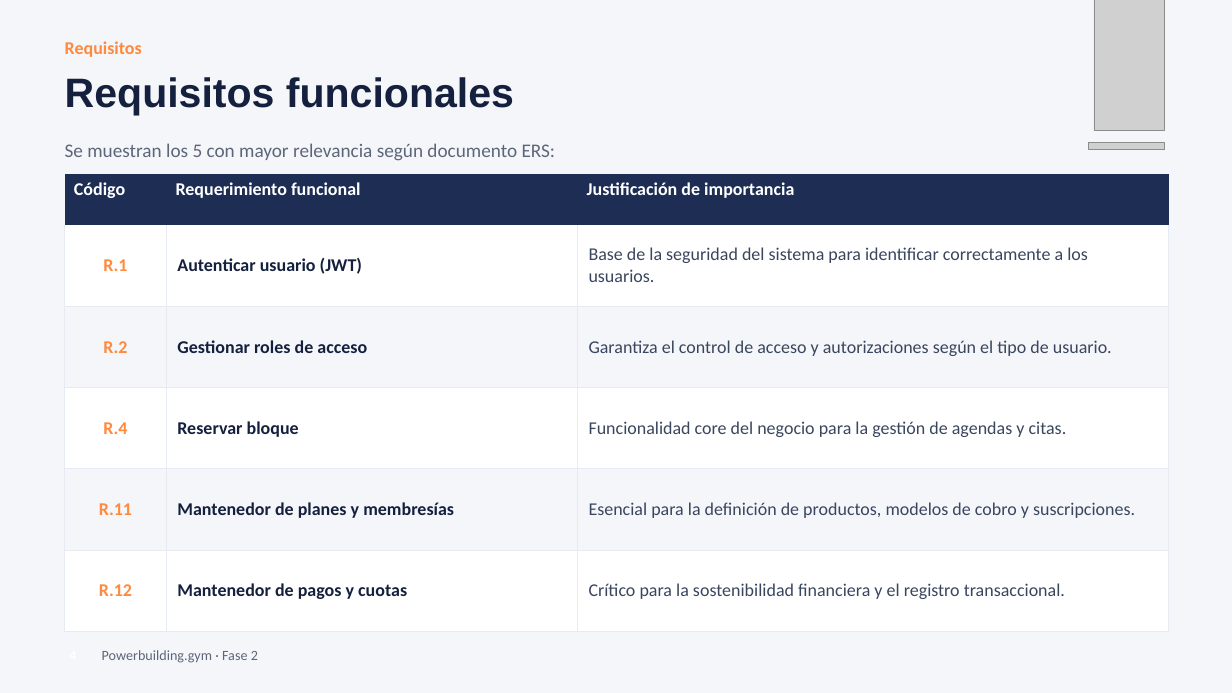
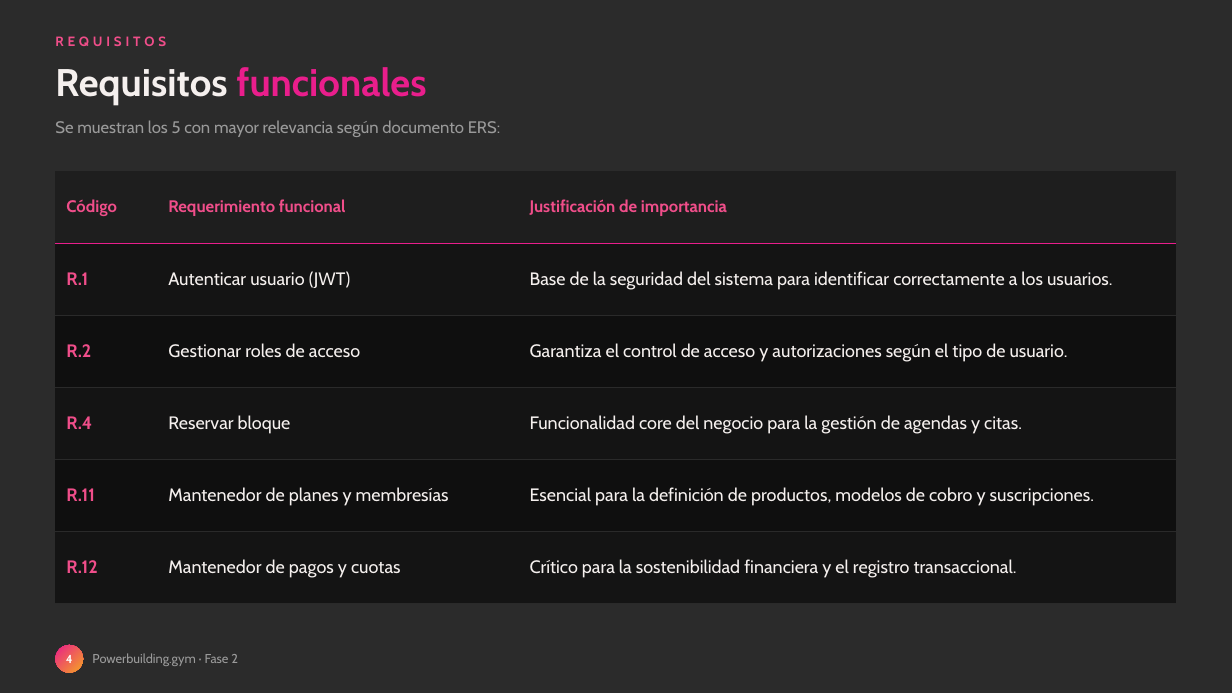
Before and after one commit to zalak3t/Powerbuilding.gym, a slide deck: slide 4 of FASE-2/Documentacion Asignatura PTY4614/Presentación Proyecto.pptx. Drawn at 1232x693 pixels with LibreOffice and Linux fonts; fonts in the diff are those of the drawing; grey boxes stand for pictures; background and template pictures are left out; a plain dark background stands for a picture behind light text. Boxes give left, top, right and bottom in pixels: in the first picture for what was removed or moved away, otherwise in the second. Text is boxed around its words. In the diff, an @@ line names an element or a change of style, - is before the commit and + after.

```diff
--- a/FASE-2/Documentacion Asignatura PTY4614/Presentación Proyecto.pptx
+++ b/FASE-2/Documentacion Asignatura PTY4614/Presentación Proyecto.pptx
@@ background #F4F6FA to picture (left out) @@
@@ picture removed at [1094, 0, 1165, 131] @@
@@ text "Requisitos funcionales": place and size @@
-text "Requisitos funcionales" at [65, 77, 514, 115]
+text "Requisitos funcionales" at [55, 67, 426, 106]
@@ text "Requisitos funcionales" at [55, 67, 426, 106]: size 32 to 30 pt, font Arial to Cabin; text colour #14203D to #F5F0EE in "Requisitos"; text colour #14203D to gradient #E91E8C to #F5A623 in "funcionales" @@
@@ text at [55, 36, 166, 46]: text changed; size 14 to 10.5 pt; font Calibri to Cabin; text colour #FF8A3D to #F04E8A @@
-Requisitos
+REQUISITOS
@@ text "Se muestran los 5 con ...": place and size @@
-text "Se muestran los 5 con ..." at [65, 143, 556, 161]
+text "Se muestran los 5 con ..." at [55, 120, 500, 137]
@@ text "Se muestran los 5 con ..." at [55, 120, 500, 137]: size 15 to 13 pt, font Calibri to Cabin, text colour #5D6679 to #9A9A9A; vertical alignment middle to top @@
@@ picture removed at [1089, 143, 1165, 150] @@
@@ table at [55, 171, 1177, 604] @@
@@ fill #1D2D54 to #1E1E1E in row 1 @@
@@ fill #FFFFFF to #141414 in 9 cells @@
@@ fill #F4F6FA to #0F0F0F in 6 cells @@
@@ size 14 to 13 pt, text colour #FFFFFF to #F04E8A in "Código", "Requerimiento funcional", "Justificación de importancia" @@
@@ font Calibri to Cabin @@
@@ text colour #FF8A3D to #F04E8A in "R.1", "R.2", "R.4", "R.11" and 1 more places @@
@@ text colour #14203D to #F5F0EE, bold off in "Autenticar usuario (JWT)", "Gestionar roles de acceso", "Reservar bloque", "Mantenedor de planes y membresías" and 1 more places @@
@@ text colour #3A465E to #F5F0EE in "Base de la seguridad del sistema para ...", "Garantiza el control de acceso y autorizaciones ...", "Funcionalidad core del negocio para la gestión ...", "Esencial para la definición de productos, modelos ..." and 1 more places @@
@@ alignment centre to left @@
@@ borders changed @@
@@ table: place and size @@
-table at [65, 174, 1169, 603]
+table at [55, 171, 1177, 604]
@@ ellipse "4": place and size @@
-ellipse "4" at [55, 638, 91, 673]
+ellipse "4" at [55, 645, 83, 673]
@@ ellipse "4" at [55, 645, 83, 673]: size 11 to 9 pt, font Calibri to Cabin; fill none to gradient #E91E8C to #F5A623 @@
@@ text added at [92, 653, 238, 666], 10 pt, text #9A9A9A @@
+Powerbuilding.gym · Fase 2
@@ text removed at [102, 650, 258, 663] @@
-Powerbuilding.gym · Fase 2
```
Also in this commit, not shown: 27 other slides changed, 1 slide added, 1 slide removed, 6 other files.
